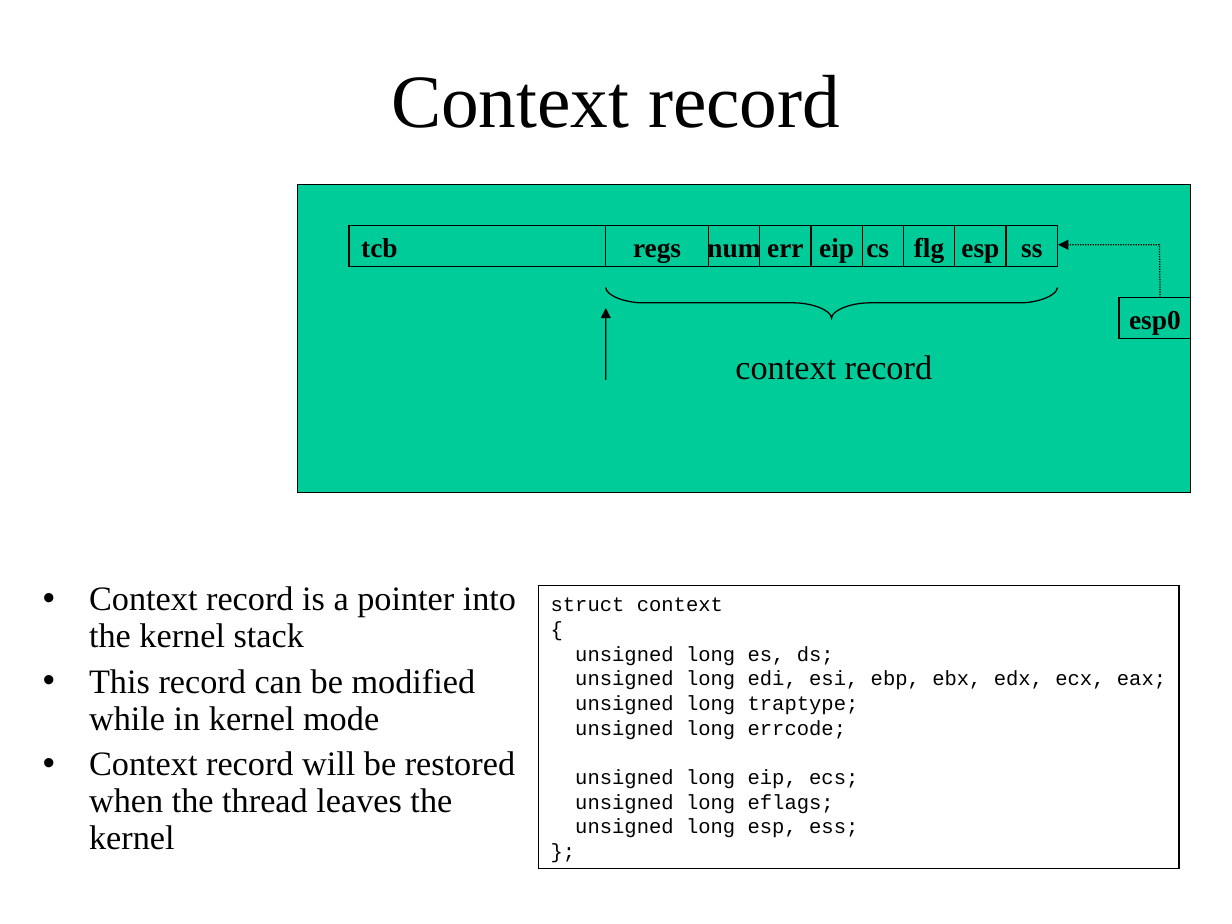
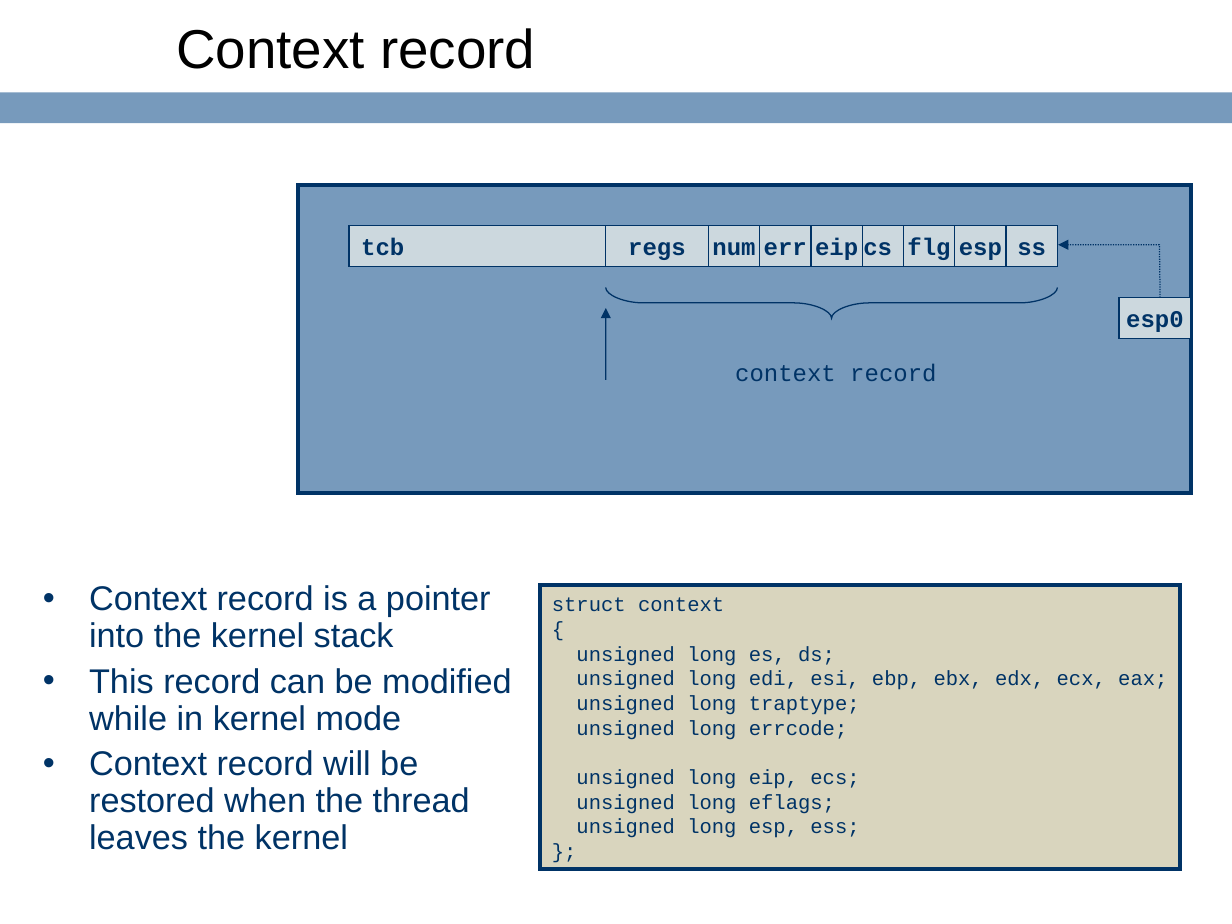
Before and after one commit to ringgaard/sanos, a slide deck: slide 39 of doc/sanostech.ppt. Drawn at 1232x924 pixels with LibreOffice and Linux fonts; fonts in the diff are those of the drawing; background and template pictures are left out. Boxes give left, top, right and bottom in pixels: in the first picture for what was removed or moved away, otherwise in the second. Text is boxed around its words. In the diff, an @@ line names an element or a change of style, - is before the commit and + after.

```diff
--- a/doc/sanostech.ppt
+++ b/doc/sanostech.ppt
@@ title "Context record" moved from (x1=391, y1=74, x2=840, y2=128) to (x1=176, y1=28, x2=535, y2=69) @@
@@ title "Context record" at (x1=176, y1=28, x2=535, y2=69): size 44 to 32 pt, font Times New Roman to Arial; alignment centre to left @@
@@ rectangle added at (x1=0, y1=92, x2=1232, y2=123), fill #779ABC @@
@@ rectangle at (x1=298, y1=185, x2=1191, y2=493): fill #00CC99 to #779ABC; outline #000000 0.74 pt to #003366 2.24 pt @@
@@ size 16 to 14 pt, font Times New Roman to Courier New, text colour #000000 to #003366; fill #00CC99 to #CCD8DE; outline #000000 0.74 pt to #003366 0.74 pt in 10 elements at (x1=349, y1=225, x2=1057, y2=266), (x1=1119, y1=298, x2=1190, y2=339), (x1=1007, y1=225, x2=1058, y2=266), (x1=955, y1=225, x2=1007, y2=266), (x1=903, y1=225, x2=955, y2=266), (x1=853, y1=225, x2=904, y2=266), (x1=811, y1=225, x2=862, y2=266), (x1=760, y1=225, x2=812, y2=266), (x1=606, y1=225, x2=708, y2=266), (x1=708, y1=225, x2=760, y2=266) @@
@@ freeform shape at (x1=1058, y1=245, x2=1161, y2=298): outline #000000 0.74 pt dashed to #003366 0.74 pt dashed @@
@@ freeform shape at (x1=605, y1=287, x2=1057, y2=318): outline #000000 0.74 pt to #003366 0.74 pt @@
@@ arrow (606, 379) - (606, 308): stroke #000000 0.74 pt to #003366 0.74 pt @@
@@ text "context record" moved from (x1=735, y1=355, x2=932, y2=380) to (x1=735, y1=363, x2=936, y2=381) @@
@@ text "context record" at (x1=735, y1=363, x2=936, y2=381): size 20 to 14 pt, font Times New Roman to Courier New, text colour #000000 to #003366 @@
@@ text "Context record is a pointer ..." at (x1=89, y1=585, x2=511, y2=850): font Times New Roman to Arial, text colour #000000 to #003366; bullet colour #000000 to #003366 @@
@@ rectangle "struct context" at (x1=540, y1=585, x2=1180, y2=869): text colour #000000 to #003366; fill none to #D9D5BE; outline #000000 0.74 pt to #003366 2.24 pt @@
```
Also in this commit, not shown: 57 other slides changed, 1 slide added, 21 other files.
